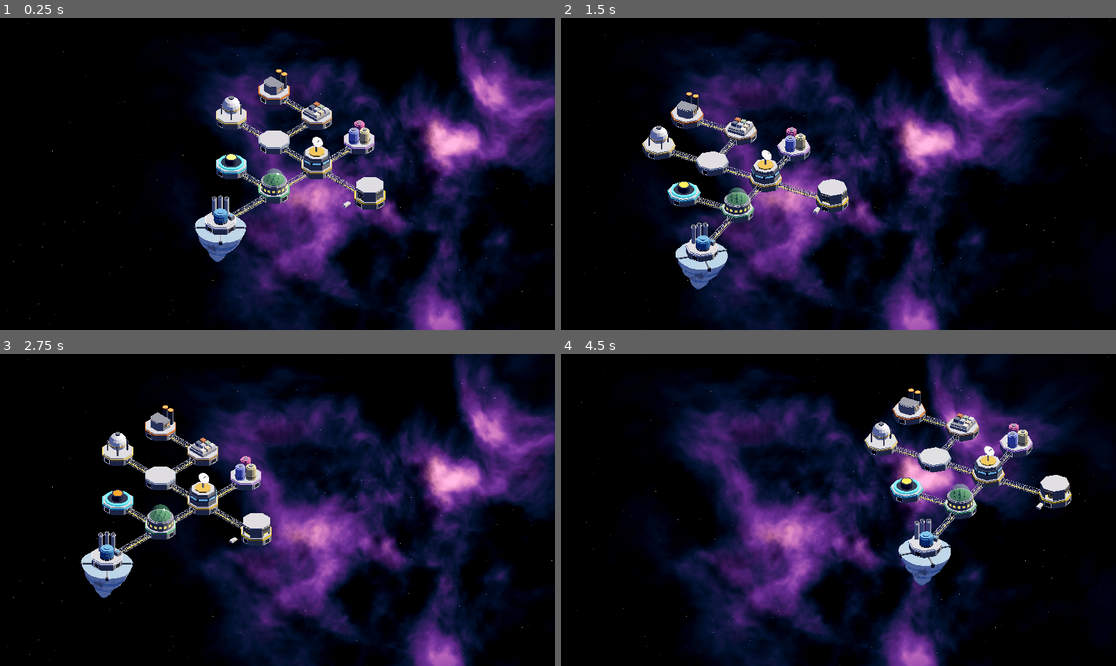
Above: before the commit, frames 1-4 (two rows, left to right).
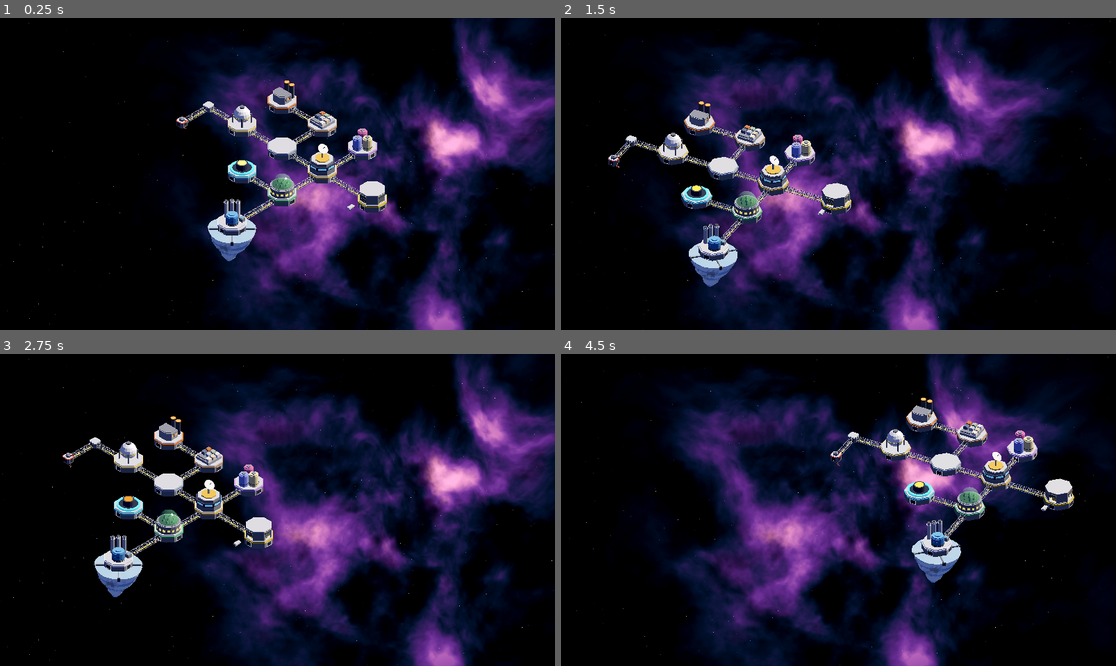
Above: after the commit, the same moments.

Repository: mturnbo/DeepYield
Game: Godot game, scene res://design/space/space_setting.tscn
Two runs of this game, one before a commit and one after it. Both use one fixed random seed, a clock stepped at 60 frames per second and the inputs below.
Inputs (mouse positions are in pixels of both pictures, inside the frame that each line leads up to):
- Up to frame 1 (0.25 s): no input
- Up to frame 2 (1.5 s): tap Enter at 0.5 s; move the mouse to (960, 158) at 0.52 s; hold D 0.53-1.25 s; tap R at 0.6 s; click (960, 158) at 0.67 s; drag from (727, 189) to (810, 236) at 1.27 s
- Up to frame 3 (2.75 s): move the mouse to (333, 441) at 2.02 s; hold D from 2.03 s (still down); tap R at 2.1 s
- Up to frame 4 (4.5 s): release D at 2.75 s; drag from (810, 572) to (672, 463) at 2.77 s; tap Space at 3.5 s; move the mouse to (1005, 556) at 3.52 s; hold A 3.53-4.25 s; tap R at 3.6 s; drag from (672, 463) to (755, 432) at 4.27 s

The runs differ from the first frame. In frame 1, 6.6% of the frame differs, in the area x 31-70%, y 16-79%; in frame 2, 6.7%; in frame 3, 6.7%; in frame 4, 6.8%, in the area x 48-93%, y 10-75%.

Commit message:
Add compact reinforcing junction and defense junction with turning, tilting plasma turrets
Co-Authored-By: Claude Opus 5.5 <noreply@anthropic.com>

Diff:
--- /dev/null
+++ b/design/modules/defense_junction.gd
@@ -0,0 +1,141 @@
+@tool
+extends "res://design/modules/reinforcing_junction.gd"
+## The defense junction: the same block as a reinforcing junction, with a red band
+## and a phased plasma turret on top and another hanging underneath. Each turret is a
+## low drum with a domed top that turns all the way around, and twin red barrels on a
+## mount that tilts from level up to 60 degrees, away from the platform. The muzzles
+## glow. While scanning, the turrets turn slowly, the bottom one the other way, and
+## their barrels rise and fall. Distances are in meters. Scanning plays in the
+## editor too.
+
+## How fast the turrets turn while scanning, in degrees per second. 0 stops scanning,
+## and the barrels hold at tilt_deg.
+@export var scan_speed_deg := 8.0
+## How far the barrels tilt up from level when the turrets aren't scanning.
+@export_range(0.0, 60.0) var tilt_deg := 20.0:
+	set(value):
+		tilt_deg = value
+		_set_tilt(value)
+@export var turret_color := Color("7d8696"):
+	set(value):
+		turret_color = value
+		_rebuild()
+@export var barrel_color := Color("e5534b"):
+	set(value):
+		barrel_color = value
+		_rebuild()
+@export var plasma_color := Color("c77dff"):
+	set(value):
+		plasma_color = value
+		_rebuild()
+
+const TURRET_SIDES := 16
+const BARREL_LENGTH := 4.5
+const MAX_TILT_DEG := 60.0
+# While scanning, the barrels go from level to fully up and back over this many seconds.
+const TILT_PERIOD := 16.0
+# Where the barrel mount pivots, on the drum's side.
+const GUN_PIVOT := Vector3(2.7, 1.2, 0)
+
+# Each turret hangs off a fixed mount, turns on a yaw node inside it, and tilts its
+# barrels on a pitch node inside that.
+var _mounts: Array[Node3D] = []
+var _yaws: Array[Node3D] = []
+var _pitches: Array[Node3D] = []
+var _time := 0.0
+
+
+func _init() -> void:
+	band_color = Color("e5534b")
+
+
+func _process(delta: float) -> void:
+	if scan_speed_deg == 0.0:
+		return
+	_time += delta
+	for yaw in _yaws:
+		yaw.rotate_y(deg_to_rad(scan_speed_deg) * delta)
+	_set_tilt(MAX_TILT_DEG * (0.5 - 0.5 * cos(_time * TAU / TILT_PERIOD)))
+
+
+func _rebuild() -> void:
+	super()
+	if not is_inside_tree():
+		return
+	if _mounts.is_empty():
+		for flip in [false, true]:
+			var mount := Node3D.new()
+			mount.position = Vector3(0, KEEL_BOTTOM if flip else DECK_TOP, 0)
+			if flip:
+				mount.rotation = Vector3(PI, 0, 0)
+			add_child(mount)
+			var yaw := Node3D.new()
+			mount.add_child(yaw)
+			yaw.add_child(MeshInstance3D.new())
+			var pitch := Node3D.new()
+			pitch.position = GUN_PIVOT
+			yaw.add_child(pitch)
+			pitch.add_child(MeshInstance3D.new())
+			_mounts.append(mount)
+			_yaws.append(yaw)
+			_pitches.append(pitch)
+
+	var body := _make_body_mesh()
+	var gun := _make_gun_mesh()
+	for i in _yaws.size():
+		(_yaws[i].get_child(0) as MeshInstance3D).mesh = body
+		(_pitches[i].get_child(0) as MeshInstance3D).mesh = gun
+	_set_tilt(tilt_deg)
+
+
+# Tilting turns the barrel mount about its pivot, raising the barrels' far end.
+func _set_tilt(degrees: float) -> void:
+	for pitch in _pitches:
+		pitch.rotation = Vector3(0, 0, deg_to_rad(clampf(degrees, 0.0, MAX_TILT_DEG)))
+
+
+# The turret standing up from its mount: a dark ring, the drum, a shoulder and a low dome.
+func _make_body_mesh() -> ArrayMesh:
+	var ring := SurfaceTool.new()
+	var drum := SurfaceTool.new()
+	for st in [ring, drum]:
+		st.begin(Mesh.PRIMITIVE_TRIANGLES)
+	var offset := PI / TURRET_SIDES
+	MeshBuilder.add_prism(ring, TURRET_SIDES, 3.0, 3.0, 0.0, 0.4, offset)
+	MeshBuilder.add_prism(drum, TURRET_SIDES, 2.7, 2.7, 0.4, 1.9, offset)
+	MeshBuilder.add_prism(drum, TURRET_SIDES, 2.7, 2.1, 1.9, 2.4, offset)
+	MeshBuilder.add_prism(drum, TURRET_SIDES, 1.6, 1.6, 2.4, 2.9, offset)
+
+	var mesh := ArrayMesh.new()
+	ring.commit(mesh)
+	mesh.surface_set_material(0, MeshBuilder.make_material(Color("3a3e45")))
+	drum.commit(mesh)
+	mesh.surface_set_material(1, MeshBuilder.make_material(turret_color))
+	return mesh
+
+
+# The barrel mount around its pivot, with twin barrels reaching out along +X and a
+# glowing muzzle on each.
+func _make_gun_mesh() -> ArrayMesh:
+	var mount := SurfaceTool.new()
+	var barrels := SurfaceTool.new()
+	var muzzles := SurfaceTool.new()
+	for st in [mount, barrels, muzzles]:
+		st.begin(Mesh.PRIMITIVE_TRIANGLES)
+	MeshBuilder.add_box(mount, Vector3(1.0, 1.0, 1.8), Transform3D())
+	for z in [-0.55, 0.55]:
+		MeshBuilder.add_box(barrels, Vector3(BARREL_LENGTH, 0.35, 0.35), Transform3D(Basis(), Vector3(BARREL_LENGTH / 2.0, 0, z)))
+		MeshBuilder.add_box(muzzles, Vector3(0.2, 0.3, 0.3), Transform3D(Basis(), Vector3(BARREL_LENGTH + 0.1, 0, z)))
+
+	var mesh := ArrayMesh.new()
+	mount.commit(mesh)
+	mesh.surface_set_material(0, MeshBuilder.make_material(Color("3a3e45")))
+	barrels.commit(mesh)
+	mesh.surface_set_material(1, MeshBuilder.make_material(barrel_color))
+	muzzles.commit(mesh)
+	var glow := MeshBuilder.make_material(plasma_color)
+	glow.emission_enabled = true
+	glow.emission = plasma_color
+	glow.emission_energy_multiplier = 2.0
+	mesh.surface_set_material(2, glow)
+	return mesh
--- a/design/modules/mesh_builder.gd
+++ b/design/modules/mesh_builder.gd
@@ -46,6 +46,24 @@
 	var y_axis := z_axis.cross(x_axis)
 	var strut_basis := Basis(x_axis, y_axis, z_axis)
 	add_box(st, Vector3(along.length(), thickness, thickness), Transform3D(strut_basis, (from + to) / 2.0))
+
+
+# Walls around a convex outline of (x, z) points, with a flat top and bottom.
+static func add_extrusion(st: SurfaceTool, outline: Array, bottom: float, top: float) -> void:
+	var middle := Vector2.ZERO
+	for point in outline:
+		middle += point
+	middle /= outline.size()
+	var center := Vector3(middle.x, 0, middle.y)
+	for i in outline.size():
+		var a: Vector2 = outline[i]
+		var b: Vector2 = outline[(i + 1) % outline.size()]
+		var a3 := Vector3(a.x, 0, a.y)
+		var b3 := Vector3(b.x, 0, b.y)
+		var outward := (a3 + b3) / 2.0 - center
+		add_quad(st, a3 + Vector3(0, bottom, 0), b3 + Vector3(0, bottom, 0), b3 + Vector3(0, top, 0), a3 + Vector3(0, top, 0), outward)
+		add_triangle(st, center + Vector3(0, top, 0), a3 + Vector3(0, top, 0), b3 + Vector3(0, top, 0), Vector3.UP)
+		add_triangle(st, center + Vector3(0, bottom, 0), b3 + Vector3(0, bottom, 0), a3 + Vector3(0, bottom, 0), Vector3.DOWN)
 
 
 # A prism around the vertical axis, or a frustum when the two radii differ.
--- a/design/modules/refinery.gd
+++ b/design/modules/refinery.gd
@@ -84,8 +84,8 @@
 
 	var deck_top := hull_height / 2.0 + band_height + deck_height
 	var roof_bottom := deck_top + building_height
-	_add_extrusion(walls, _footprint(0.0), deck_top, roof_bottom)
-	_add_extrusion(roof, _footprint(0.8), roof_bottom, roof_bottom + 0.5)
+	MeshBuilder.add_extrusion(walls, _footprint(0.0), deck_top, roof_bottom)
+	MeshBuilder.add_extrusion(roof, _footprint(0.8), roof_bottom, roof_bottom + 0.5)
 
 	var east := building_width / 2.0
 	var vent_span := building_depth - corner_cut - 2.0
@@ -126,24 +126,6 @@
 	]
 
 
-# Walls around a convex outline, with a flat top and bottom.
-func _add_extrusion(st: SurfaceTool, outline: Array, bottom: float, top: float) -> void:
-	var middle := Vector2.ZERO
-	for point in outline:
-		middle += point
-	middle /= outline.size()
-	var center := Vector3(middle.x, 0, middle.y)
-	for i in outline.size():
-		var a: Vector2 = outline[i]
-		var b: Vector2 = outline[(i + 1) % outline.size()]
-		var a3 := Vector3(a.x, 0, a.y)
-		var b3 := Vector3(b.x, 0, b.y)
-		var outward := (a3 + b3) / 2.0 - center
-		MeshBuilder.add_quad(st, a3 + Vector3(0, bottom, 0), b3 + Vector3(0, bottom, 0), b3 + Vector3(0, top, 0), a3 + Vector3(0, top, 0), outward)
-		MeshBuilder.add_triangle(st, center + Vector3(0, top, 0), a3 + Vector3(0, top, 0), b3 + Vector3(0, top, 0), Vector3.UP)
-		MeshBuilder.add_triangle(st, center + Vector3(0, bottom, 0), b3 + Vector3(0, bottom, 0), a3 + Vector3(0, bottom, 0), Vector3.DOWN)
-
-
 func _add_round(st: SurfaceTool, center: Vector3, radius: float, bottom: float, top: float) -> void:
 	var piece := SurfaceTool.new()
 	piece.begin(Mesh.PRIMITIVE_TRIANGLES)
--- /dev/null
+++ b/design/modules/reinforcing_junction.gd
@@ -0,0 +1,106 @@
+@tool
+extends Node3D
+## The reinforcing junction: a small, solid block where up to four frame trusses
+## meet, so the rail passes straight through it from one truss to the next. It is
+## sturdier than the frame, which is why one is needed at least every 3 frame
+## pieces. Seen from above it is a square with its corners cut at 45 degrees, with
+## a slate band near the top. Each of its four sides has a dark socket that one
+## truss plugs into, with the rail running through it. The sockets face east,
+## south, west and north, and the origin sits on the frame's center line, like a
+## module's. Distances are in meters.
+
+@export var across := 10.0:
+	set(value):
+		across = value
+		_rebuild()
+## How far the 45 degree cut runs along each side at the corners. The flat sides
+## must stay wider than the 4 m truss.
+@export var corner_cut := 1.8:
+	set(value):
+		corner_cut = value
+		_rebuild()
+@export var body_color := Color("7b7f84"):
+	set(value):
+		body_color = value
+		_rebuild()
+@export var band_color := Color("8fa3b8"):
+	set(value):
+		band_color = value
+		_rebuild()
+@export var deck_color := Color("c7cdd6"):
+	set(value):
+		deck_color = value
+		_rebuild()
+@export var socket_color := Color("2c3038"):
+	set(value):
+		socket_color = value
+		_rebuild()
+@export var rail_color := Color("f2d45c"):
+	set(value):
+		rail_color = value
+		_rebuild()
+
+const BODY_BOTTOM := -3.0
+const BAND_BOTTOM := 2.4
+const BAND_TOP := 3.2
+const DECK_TOP := 3.6
+const KEEL_BOTTOM := -3.6
+# A socket is a little bigger than the 4 m truss that plugs into it.
+const SOCKET_SIZE := 4.4
+# The rail's height and width match the rail inside a frame piece.
+const RAIL_Y := -1.675
+const RAIL_WIDTH := 1.4
+const SOCKET_DIRECTIONS := [Vector3.RIGHT, Vector3.BACK, Vector3.LEFT, Vector3.FORWARD]
+
+var _mesh_instance: MeshInstance3D
+
+
+func _ready() -> void:
+	_rebuild()
+
+
+func _rebuild() -> void:
+	if not is_inside_tree():
+		return
+	if _mesh_instance == null:
+		_mesh_instance = MeshInstance3D.new()
+		add_child(_mesh_instance)
+
+	var body := SurfaceTool.new()
+	var band := SurfaceTool.new()
+	var deck := SurfaceTool.new()
+	var socket := SurfaceTool.new()
+	var rail := SurfaceTool.new()
+	for st in [body, band, deck, socket, rail]:
+		st.begin(Mesh.PRIMITIVE_TRIANGLES)
+
+	MeshBuilder.add_extrusion(body, _outline(0.6), KEEL_BOTTOM, BODY_BOTTOM)
+	MeshBuilder.add_extrusion(body, _outline(0.0), BODY_BOTTOM, BAND_BOTTOM)
+	MeshBuilder.add_extrusion(band, _outline(-0.15), BAND_BOTTOM, BAND_TOP)
+	MeshBuilder.add_extrusion(deck, _outline(0.4), BAND_TOP, DECK_TOP)
+
+	var face := across / 2.0
+	for direction in SOCKET_DIRECTIONS:
+		var facing := Basis(Vector3.UP, atan2(-direction.z, direction.x))
+		MeshBuilder.add_box(socket, Vector3(0.4, SOCKET_SIZE, SOCKET_SIZE), Transform3D(facing, facing * Vector3(face - 0.15, 0, 0)))
+		MeshBuilder.add_box(rail, Vector3(0.5, 0.3, RAIL_WIDTH), Transform3D(facing, facing * Vector3(face - 0.1, RAIL_Y, 0)))
+
+	var mesh := ArrayMesh.new()
+	for pair in [[body, body_color], [band, band_color], [deck, deck_color], [socket, socket_color], [rail, rail_color]]:
+		pair[0].commit(mesh)
+		mesh.surface_set_material(mesh.get_surface_count() - 1, MeshBuilder.make_material(pair[1]))
+	_mesh_instance.mesh = mesh
+
+
+# The block's outline seen from above, as (x, z) points going around it, pulled in
+# by inset on every side (a negative inset pushes it out). Pulling a 45 degree corner
+# cut in by inset shortens it by inset * (2 - sqrt 2) along each side.
+func _outline(inset: float) -> Array:
+	var half := across / 2.0 - inset
+	var cut := corner_cut - inset * (2.0 - sqrt(2.0))
+	return [
+		Vector2(half - cut, -half), Vector2(half, -half + cut),
+		Vector2(half, half - cut), Vector2(half - cut, half),
+		Vector2(-half + cut, half), Vector2(-half, half - cut),
+		Vector2(-half, -half + cut), Vector2(-half + cut, -half),
+	]
--- a/design/space/space_setting.tscn
+++ b/design/space/space_setting.tscn
@@ -17,6 +17,8 @@
 [ext_resource type="Script" path="res://design/modules/fusion_generator.gd" id="15_fusion"]
 [ext_resource type="Script" path="res://design/modules/refinery.gd" id="16_refinery"]
 [ext_resource type="Script" path="res://design/ships/robot_ship.gd" id="17_ship"]
+[ext_resource type="Script" path="res://design/modules/reinforcing_junction.gd" id="18_junction"]
+[ext_resource type="Script" path="res://design/modules/defense_junction.gd" id="19_defense"]
 
 [sub_resource type="Environment" id="Environment_space"]
 background_mode = 1
@@ -47,14 +49,14 @@
 light_energy = 1.3
 
 [node name="CameraRig" type="Node3D" parent="."]
-position = Vector3(30, -10, 25)
+position = Vector3(18, -10, 25)
 script = ExtResource("1_rig")
-zoom = 310.0
+zoom = 330.0
 
 [node name="Camera3D" type="Camera3D" parent="CameraRig"]
 projection = 1
 current = true
-size = 310.0
+size = 330.0
 near = 1.0
 far = 10000.0
 
@@ -212,6 +214,34 @@
 position = Vector3(135, 9, 32)
 script = ExtResource("17_ship")
 
+[node name="FramePiece21" type="Node3D" parent="Platform"]
+position = Vector3(-75, 0, 0)
+rotation = Vector3(0, 3.14159, 0)
+script = ExtResource("5_frame")
+
+[node name="FramePiece22" type="Node3D" parent="Platform"]
+position = Vector3(-90, 0, 0)
+rotation = Vector3(0, 3.14159, 0)
+script = ExtResource("5_frame")
+
+[node name="ReinforcingJunction" type="Node3D" parent="Platform"]
+position = Vector3(-110, 0, 0)
+script = ExtResource("18_junction")
+
+[node name="FramePiece23" type="Node3D" parent="Platform"]
+position = Vector3(-110, 0, 5)
+rotation = Vector3(0, -1.5708, 0)
+script = ExtResource("5_frame")
+
+[node name="FramePiece24" type="Node3D" parent="Platform"]
+position = Vector3(-110, 0, 20)
+rotation = Vector3(0, -1.5708, 0)
+script = ExtResource("5_frame")
+
+[node name="DefenseJunction" type="Node3D" parent="Platform"]
+position = Vector3(-110, 0, 40)
+script = ExtResource("19_defense")
+
 [node name="AsteroidField" type="Node3D" parent="."]
 position = Vector3(-636, 0, -636)
 script = ExtResource("3_field")
Not shown, added: design/modules/defense_junction.gd.uid
Not shown, added: design/modules/reinforcing_junction.gd.uid
Not shown: 1 places in design/space/space_setting.tscn that only renumber resources
